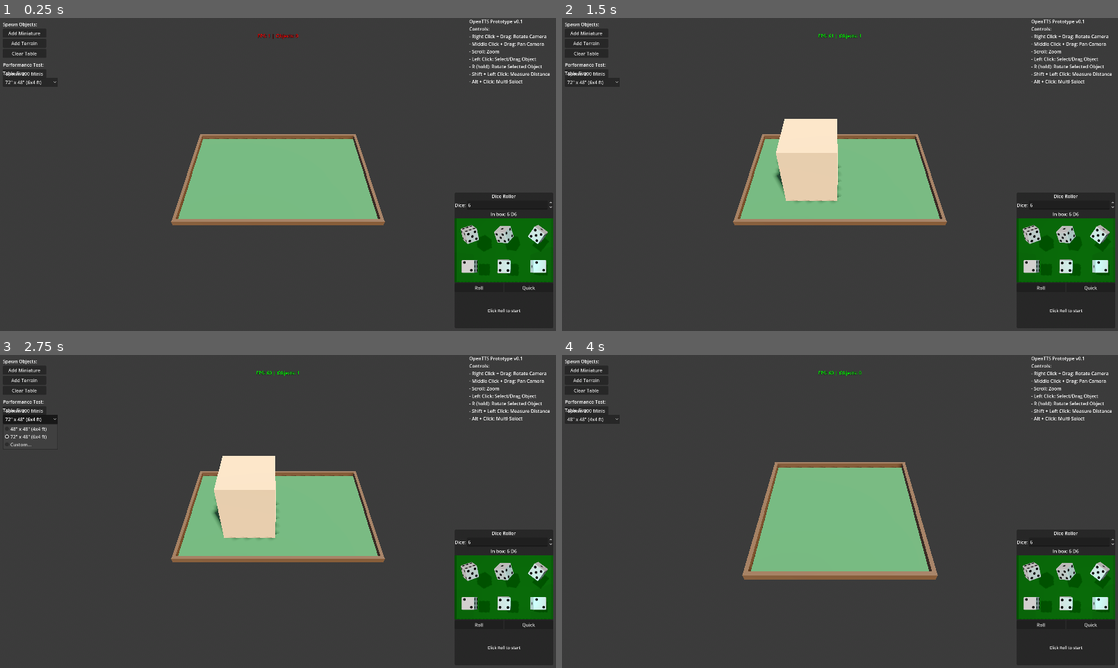
Above: before the commit, frames 1-4 (two rows, left to right).
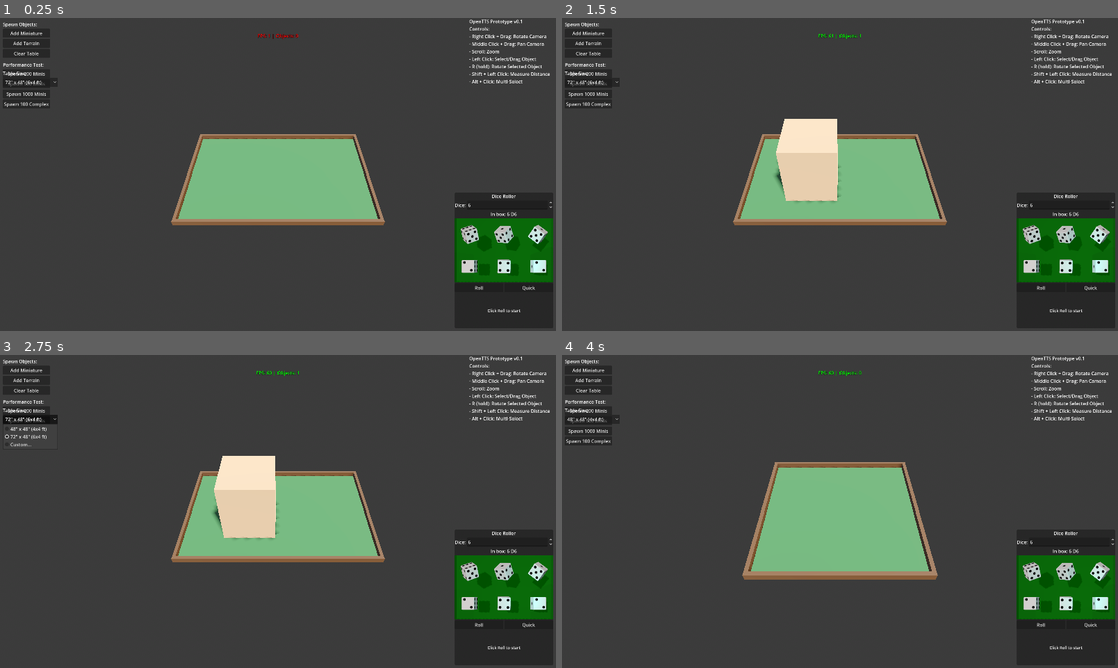
Above: after the commit, the same moments.

Repository: DutchMaxwell/Niemandsland
Game: Godot game, scene res://scenes/main.tscn
Same seed, same stepped clock (60 frames per second), same inputs: the game is played once before the commit and once after it.
Inputs (mouse positions are in pixels of both pictures, inside the frame that each line leads up to):
- Up to frame 1 (0.25 s): no input
- Up to frame 2 (1.5 s): click "Add Terrain" at 0.5 s; click "Spawn 200 Minis" at 1.25 s
- Up to frame 3 (2.75 s): click (27, 420) at 2 s, where only the run after the commit has a clickable "Spawn 500 Minis"
- Up to frame 4 (4 s): click (589, 430) at 2.75 s, where only the run after the commit has a clickable "Spawn 1000 Minis"; click (589, 442) at 3.5 s, where only the run after the commit has a clickable "Spawn 100 Complex"

The runs differ from the first frame. In frame 1, 0.3% of the frame differs, in the area x 0-9%, y 4-29%; in frame 2, 0.3%; in frame 3, 0.2%; in frame 4, 0.3%.

Commit message:
Add extended performance tests and fix terrain spawn error
Fixes:
- Fixed !is_inside_tree() error in spawn_terrain (add_child before global_position)
- Disabled SSAO (requires Forward+ renderer, causes warning)

New performance test buttons:
- Spawn 200 Minis (20x10 grid)
- Spawn 500 Minis (25x20 grid)
- Spawn 1000 Minis (40x25 grid)
- Spawn 100 Complex (terrain objects with different mesh types)

Refactored spawn logic into reusable _spawn_grid() helper function.

Diff:
--- a/scenes/main.tscn
+++ b/scenes/main.tscn
@@ -22,7 +22,7 @@
 ambient_light_color = Color(0.8, 0.8, 0.8, 1)
 ambient_light_energy = 0.5
 tonemap_mode = 2
-ssao_enabled = true
+ssao_enabled = false
 glow_enabled = true
 
 [node name="Main" type="Node3D"]
@@ -146,6 +146,21 @@
 focus_mode = 0
 text = "Spawn 200 Minis"
 
+[node name="Spawn500" type="Button" parent="UI/HUD/SpawnPanel"]
+layout_mode = 2
+focus_mode = 0
+text = "Spawn 500 Minis"
+
+[node name="Spawn1000" type="Button" parent="UI/HUD/SpawnPanel"]
+layout_mode = 2
+focus_mode = 0
+text = "Spawn 1000 Minis"
+
+[node name="SpawnComplex" type="Button" parent="UI/HUD/SpawnPanel"]
+layout_mode = 2
+focus_mode = 0
+text = "Spawn 100 Complex"
+
 [node name="TableSizePanel" type="VBoxContainer" parent="UI/HUD"]
 layout_mode = 1
 anchors_preset = 0
--- a/scripts/main.gd
+++ b/scripts/main.gd
@@ -12,6 +12,9 @@
 @onready var spawn_terrain_btn: Button = $UI/HUD/SpawnPanel/SpawnTerrain
 @onready var clear_all_btn: Button = $UI/HUD/SpawnPanel/ClearAll
 @onready var spawn_200_btn: Button = $UI/HUD/SpawnPanel/Spawn200
+@onready var spawn_500_btn: Button = $UI/HUD/SpawnPanel/Spawn500
+@onready var spawn_1000_btn: Button = $UI/HUD/SpawnPanel/Spawn1000
+@onready var spawn_complex_btn: Button = $UI/HUD/SpawnPanel/SpawnComplex
 @onready var performance_label: Label = %PerformanceLabel
 
 # Table size UI elements
@@ -44,6 +47,9 @@
 	spawn_terrain_btn.pressed.connect(_on_spawn_terrain)
 	clear_all_btn.pressed.connect(_on_clear_all)
 	spawn_200_btn.pressed.connect(_on_spawn_200)
+	spawn_500_btn.pressed.connect(_on_spawn_500)
+	spawn_1000_btn.pressed.connect(_on_spawn_1000)
+	spawn_complex_btn.pressed.connect(_on_spawn_complex)
 
 	# Connect table size UI
 	table_size_option.item_selected.connect(_on_table_size_selected)
@@ -155,6 +161,89 @@
 
 	print("Spawned %d miniatures in %d ms" % [count, spawn_duration])
 	print("Grid: %dx%d, Spacing: %.3fm x %.3fm" % [cols, rows, spacing_x, spacing_z])
+	print("=== Monitor FPS for performance test ===")
+
+
+## Performance test: Spawn 500 miniatures
+func _on_spawn_500() -> void:
+	_spawn_grid(500, 25, 20)
+
+
+## Performance test: Spawn 1000 miniatures
+func _on_spawn_1000() -> void:
+	_spawn_grid(1000, 40, 25)
+
+
+## Performance test: Spawn 100 complex terrain objects
+func _on_spawn_complex() -> void:
+	print("=== PERFORMANCE TEST: Spawning 100 complex terrain objects ===")
+	var start_time = Time.get_ticks_msec()
+
+	object_manager.clear_all_objects()
+
+	var cols = 10
+	var rows = 10
+	var size_meters = table.table_size * 0.3048
+	var margin = 0.1
+
+	var usable_width = size_meters.x - (margin * 2)
+	var usable_depth = size_meters.y - (margin * 2)
+	var spacing_x = usable_width / (cols - 1)
+	var spacing_z = usable_depth / (rows - 1)
+
+	var start_x = -size_meters.x / 2 + margin
+	var start_z = -size_meters.y / 2 + margin
+
+	var count = 0
+	for row in range(rows):
+		for col in range(cols):
+			var pos = Vector3(
+				start_x + col * spacing_x,
+				0,
+				start_z + row * spacing_z
+			)
+			object_manager.spawn_terrain(pos)
+			count += 1
+
+	var end_time = Time.get_ticks_msec()
+	print("Spawned %d terrain objects in %d ms" % [count, end_time - start_time])
+
+
+## Helper function to spawn miniatures in a grid
+func _spawn_grid(total: int, cols: int, rows: int) -> void:
+	print("=== PERFORMANCE TEST: Spawning %d miniatures ===" % total)
+	var start_time = Time.get_ticks_msec()
+
+	object_manager.clear_all_objects()
+
+	var size_meters = table.table_size * 0.3048
+	var margin = 0.03  # Smaller margin for more objects
+
+	var usable_width = size_meters.x - (margin * 2)
+	var usable_depth = size_meters.y - (margin * 2)
+	var spacing_x = usable_width / (cols - 1)
+	var spacing_z = usable_depth / (rows - 1)
+
+	var start_x = -size_meters.x / 2 + margin
+	var start_z = -size_meters.y / 2 + margin
+
+	var count = 0
+	for row in range(rows):
+		for col in range(cols):
+			if count >= total:
+				break
+			var pos = Vector3(
+				start_x + col * spacing_x,
+				0,
+				start_z + row * spacing_z
+			)
+			object_manager.spawn_miniature(pos)
+			count += 1
+		if count >= total:
+			break
+
+	var end_time = Time.get_ticks_msec()
+	print("Spawned %d miniatures in %d ms" % [count, end_time - start_time])
 	print("=== Monitor FPS for performance test ===")
 
 
--- a/scripts/object_manager.gd
+++ b/scripts/object_manager.gd
@@ -1305,8 +1305,9 @@
 
 	terrain.set_script(preload("res://scripts/selectable_object.gd"))
 
+	# IMPORTANT: Add to tree BEFORE setting global_position
+	add_child(terrain)
 	terrain.global_position = pos
-	add_child(terrain)
 
 	return terrain
 
